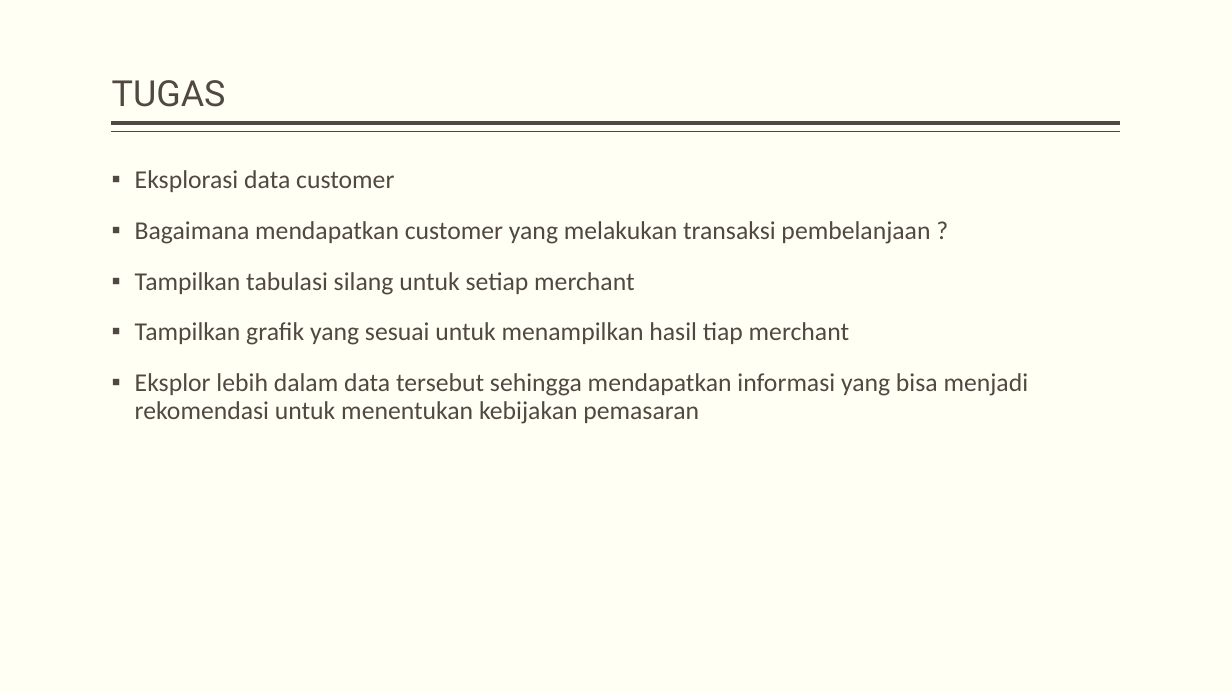
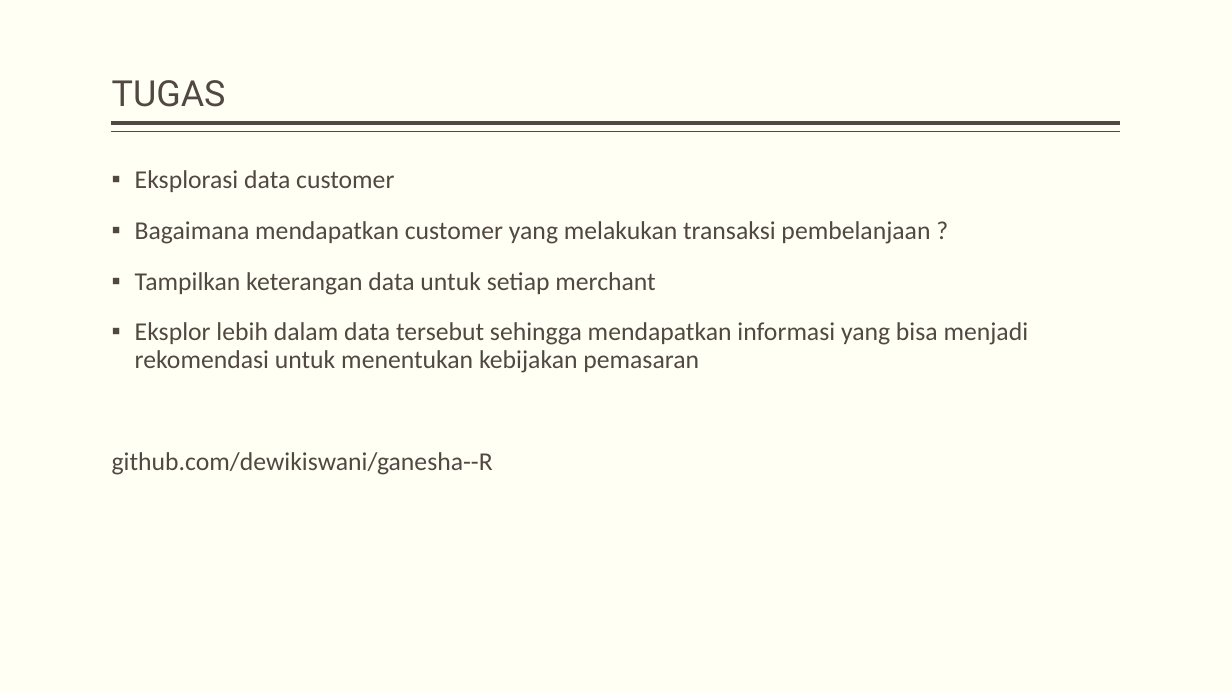
Before and after one commit to dewikiswani/ganesha--R, a slide deck: slide 104 of 201907 -- Pelatihan R ganesha - day1.pptx (slide 101 before the commit). Drawn at 1232x693 pixels with LibreOffice and Linux fonts; fonts in the diff are those of the drawing. Boxes give left, top, right and bottom in pixels: in the first picture for what was removed or moved away, otherwise in the second. Text is boxed around its words. In the diff, an @@ line names an element or a change of style, - is before the commit and + after.

```diff
--- a/201907 -- Pelatihan R ganesha - day1.pptx
+++ b/201907 -- Pelatihan R ganesha - day1.pptx
@@ text at <box>135,272,655,295</box>: text changed @@
-▪ Tampilkan tabulasi silang untuk setiap merchant
-▪ Tampilkan grafik yang sesuai untuk menampilkan hasil tiap merchant
+▪ Tampilkan keterangan data untuk setiap merchant
@@ text at <box>112,452,493,475</box>: paragraph added @@
+github.com/dewikiswani/ganesha--R
```
Also in this commit, not shown: 52 other slides changed, 3 slides added.
